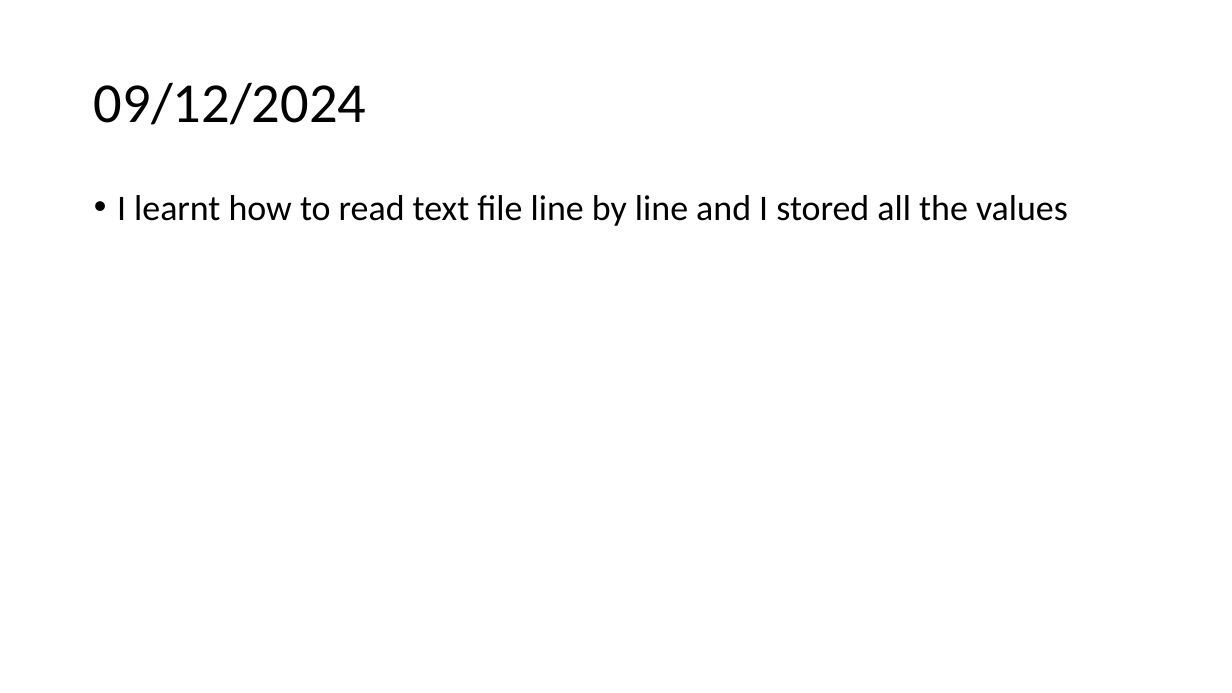
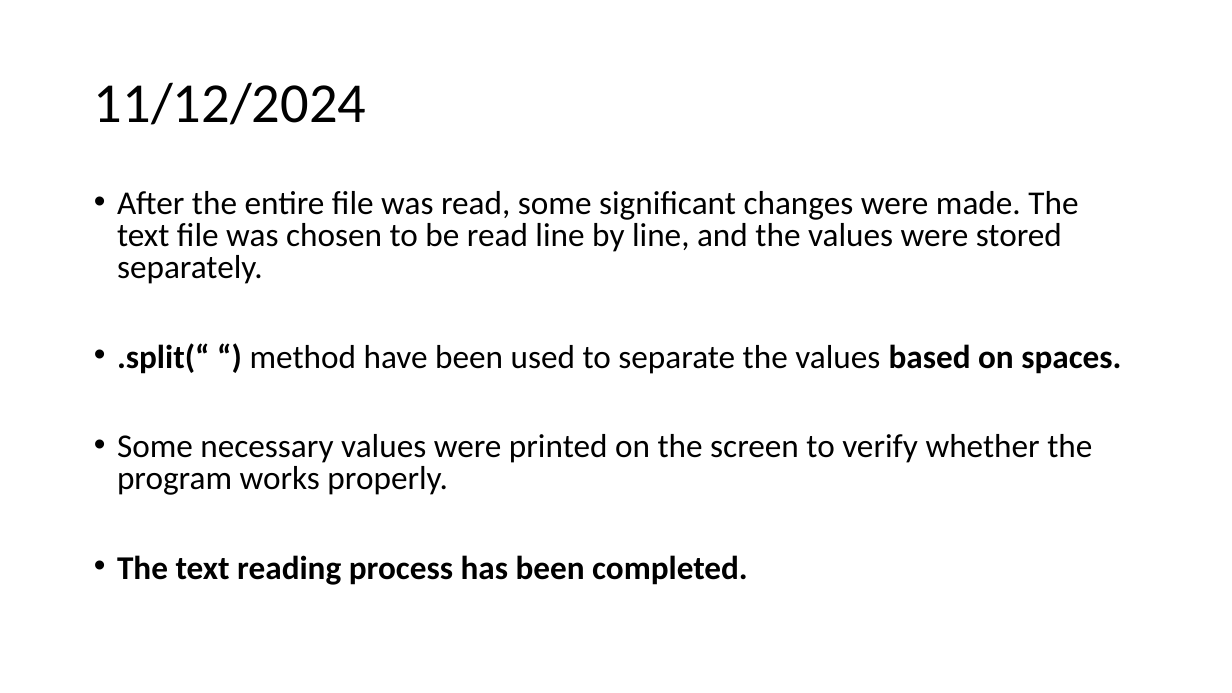
Before and after one commit to maliokan/SE115-Maps, a slide deck: slide 5 of Proje/Report.pptx (slide 4 before the commit). Drawn at 1232x693 pixels with LibreOffice and Linux fonts; fonts in the diff are those of the drawing. Boxes give left, top, right and bottom in pixels: in the first picture for what was removed or moved away, otherwise in the second. Text is boxed around its words. In the diff, an @@ line names an element or a change of style, - is before the commit and + after.

```diff
--- a/Proje/Report.pptx
+++ b/Proje/Report.pptx
@@ title at (94, 82, 366, 125): text changed @@
-09/12/2024
+11/12/2024
@@ text at (117, 191, 1121, 585): text changed; size 28 to 25.9 pt @@
-• I learnt how to read text file line by line and I stored all the values
+• After the entire file was read, some significant changes were made. The text file was chosen to be read line by line, and the values were stored separately.
+• .split(“ “) method have been used to separate the values based on spaces.
+• Some necessary values were printed on the screen to verify whether the program works properly.
+• The text reading process has been completed.
```
Also in this commit, not shown: 1 other slide changed, 6 slides added, 11 other files.
